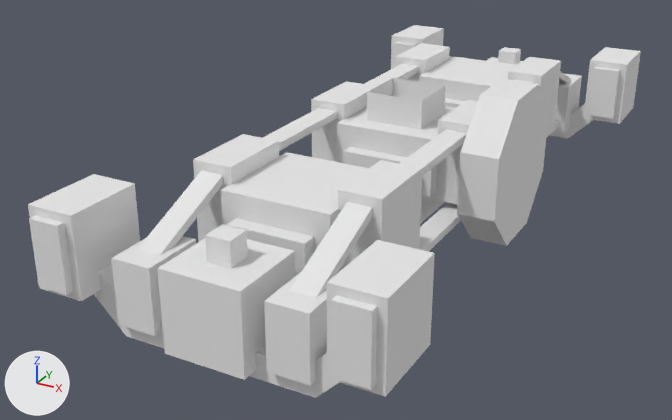
One commit to the OBJ model common/src/main/resources/assets/railways/models/block/bogey/large/create_styled_0-6-0/frame/frame.obj: the scene before it, then after it.
Rendered twice from a 50 mm camera at (3.17, -7.02, 3.74) aimed at (-0.42, -0.49, 0.48). Every picture has the same lights, and +X, +Y and +Z are marked at lower left. Where no turn or scale is listed for an object, it has been applied to the vertices.
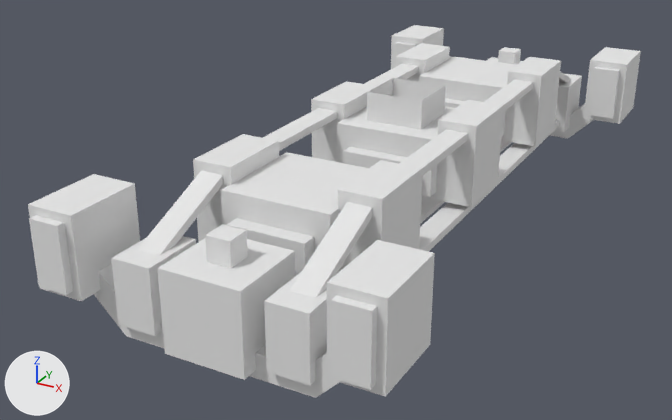
Pixel boxes (x1, y1, x2, y2) of what changed, in the pictures (672 x 420 px):
'Cube.001_161', deleted
    before: (457, 79, 548, 246)
'cube_185', unchanged, uncovered by the edit
    before: (435, 100, 478, 204)
    after: (435, 100, 504, 207)

The edits, one by one:
Object 'Cube.001_161' (ob_cube_001_161) is deleted.
